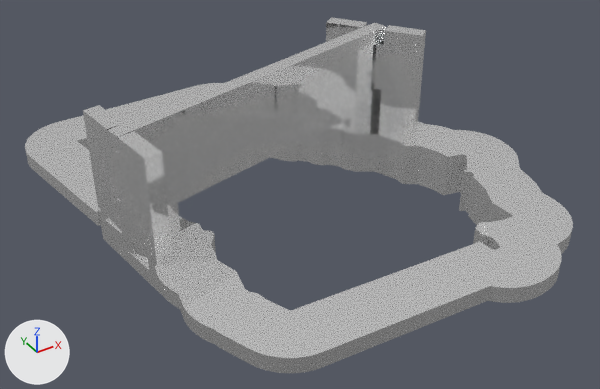
One commit to the Blender file raw_assets/state-cutters.blend: the scene before it, then after it.
Rendered twice from a 50 mm camera at (-7.05, -11.52, 8.56) aimed at (-0.15, -0.52, 0.18). The axes (+X, +Y, +Z) are drawn at lower left. The lights are the same throughout.

The first picture shows 'path5623', 'path5623.001', 'path5623.002', 'path83', 'path95'.
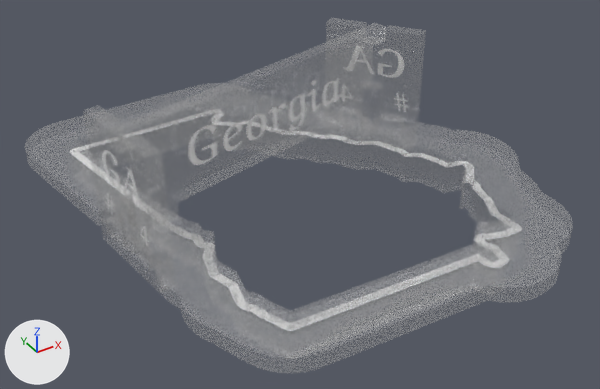
What differs and where, as boxes (x1, y1, x2, y2) in the pictures (600 x 389 px):
'path95', surface changed: (25, 83, 573, 373) in both
'path5623.001', surface changed, reshaped: (107, 23, 386, 255) in both
'path5623.002', surface changed, reshaped: (83, 105, 173, 294) in both
'path83', surface changed, moved: before (215, 138, 497, 253); after (88, 137, 499, 253)
'path5623', surface changed: (326, 17, 426, 126) in both
part 1 of me_path95, built on: before (77, 128, 513, 251); after (26, 128, 572, 373)
part 2 of me_path5623_001, added: after (190, 79, 343, 166)
part 3 of me_path5623_002, added: after (100, 151, 146, 247)

Edits to the bpy script that builds the scene:
```text
Change mat_glass:
    mat_glass.alpha: 0.9 -> 0.2
Add mat_engraved_glass:
    mat_engraved_glass = principled_material('Engraved Glass')
    mat_engraved_glass.base_color = (1.0, 1.0, 1.0)  # white #ffffff
    mat_engraved_glass.roughness = 1.0
    mat_engraved_glass.alpha = 0.9
Change me_path95:
    used by ob_path95; location = (0.0, 0.0, 0.0); rotation_euler = (0.0, 3.142, 0.0203), in degrees (0, 180, 1.2)
    remove me_path95.from_pydata(...)  # 3467 vertices, 1293 faces; spans x -4.26..3.96, y -4.87..4.5, z -0.3..0.0
    add me_path95.from_pydata(...)  # 4983 vertices, 2809 faces; spans x -4.26..3.96, y -4.87..4.5, z -0.3..0.0
    me_path95 part 1: 661 vertices moved from x -3.26..2.96, y -3.87..3.5, z 0.0 to x -3.26..2.96, y -3.87..3.5, z -0.05; 2 vertices removed from x -3.25..2.5, y -1.3..0.13, z 0.0; 1518 vertices added at x -4.26..3.96, y -4.87..4.5, z -0.05
    add me_path95.materials.append(mat_engraved_glass)  # white #ffffff
Change me_path5623_001:
    used by ob_path5623_001; location = (-0.29, 0.48, 0.0); rotation_euler = (1.571, 0.0, 0.229), in degrees (90, 0, 13)
    remove me_path5623_001.from_pydata(...)  # 3087 vertices, 40 faces; spans x -3.24..3.24, y 0.0..2.3, z -0.15..0.15
    add me_path5623_001.from_pydata(...)  # 6134 vertices, 3087 faces; spans x -3.24..3.24, y 0.0..2.3, z -0.15..0.15
    me_path5623_001 part 2: 3047 vertices added at x -1.9..1.99, y 0.91..1.8, z 0.1
    add me_path5623_001.materials.append(mat_engraved_glass)  # white #ffffff
Change me_path5623_002:
    used by ob_path5623_002; location = (-3.15, -0.21, 0.0); rotation_euler = (1.571, 0.0, -1.451), in degrees (90, 0, -83)
    remove me_path5623_002.from_pydata(...)  # 1289 vertices, 33 faces; spans x -1.0..1.0, y -0.3..2.3, z 0.0..0.3
    add me_path5623_002.from_pydata(...)  # 2546 vertices, 1290 faces; spans x -1.0..1.0, y -0.3..2.3, z 0.0..0.3
    me_path5623_002 part 3: 1257 vertices added at x -0.75..0.72, y 0.44..1.81, z 0.25
    add me_path5623_002.materials.append(mat_engraved_glass)  # white #ffffff
Change ob_path83:
    ob_path83.location: (0.0, 0.0, 0.0) -> (0.0, 0.0, 0.05)
```
